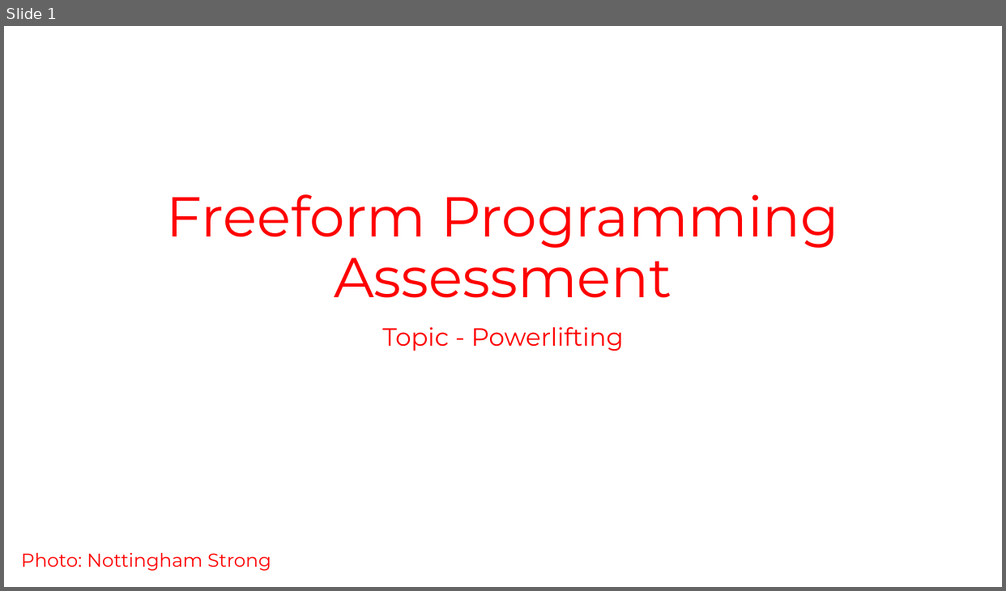
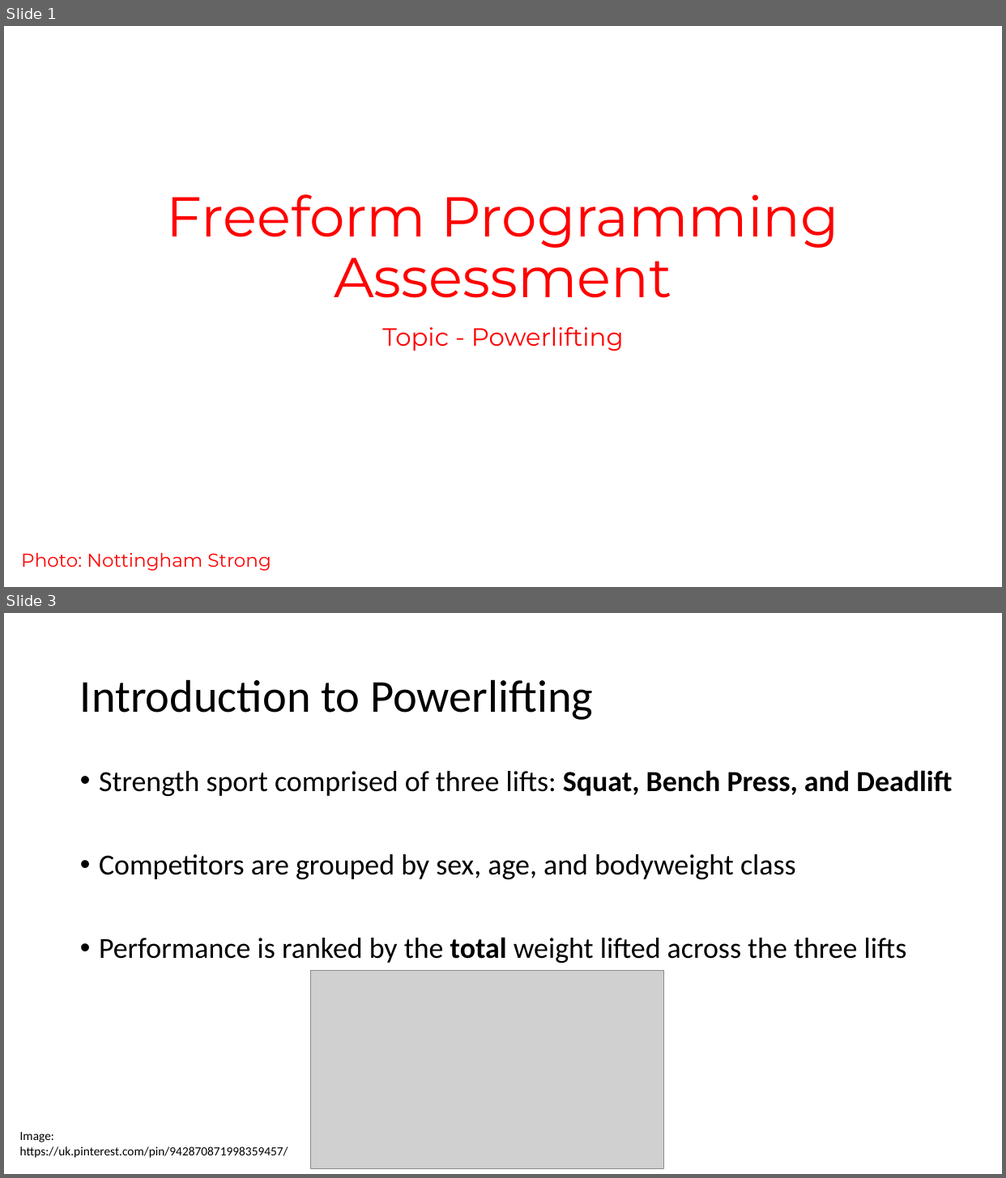
Before and after one commit to LillWawrence/freeform_programming_assessment_new, a slide deck: freeform_presentation.pptx. Shown one above the other, each under a label of ours: slide 1 before the commit, slides 1 and 3 after it; the slides between them are not shown. The pictures are 1006x591 and 1006x1178 pixels, drawn with LibreOffice and Linux fonts; fonts in the diff are those of the drawing; grey boxes stand for pictures; background and template pictures are left out. Boxes give left, top, right and bottom in pixels: in the first picture for what was removed or moved away, otherwise in the second. Text is boxed around its words. In the diff, an @@ line names an element or a change of style, - is before the commit and + after.

```diff
--- a/freeform_presentation.pptx
+++ b/freeform_presentation.pptx
@@ slide 3 added at box(4, 613, 1002, 1174), background #FFFFFF @@
@@ title added at box(80, 679, 593, 720), 44 pt, text #000000 @@
+Introduction to Powerlifting
@@ text added at box(99, 770, 952, 963), 28 pt, text #000000 @@
+• Strength sport comprised of three lifts: Squat, Bench Press, and Deadlift
+• Competitors are grouped by sex, age, and bodyweight class
+• Performance is ranked by the total weight lifted across the three lifts
@@ picture added at box(310, 971, 663, 1169) @@
@@ text added at box(20, 1132, 288, 1158), 12 pt, text #000000 @@
+Image: https://uk.pinterest.com/pin/942870871998359457/
```
Also in this commit, not shown: 4 slides changed, 5 other slides added, 2 other files.
